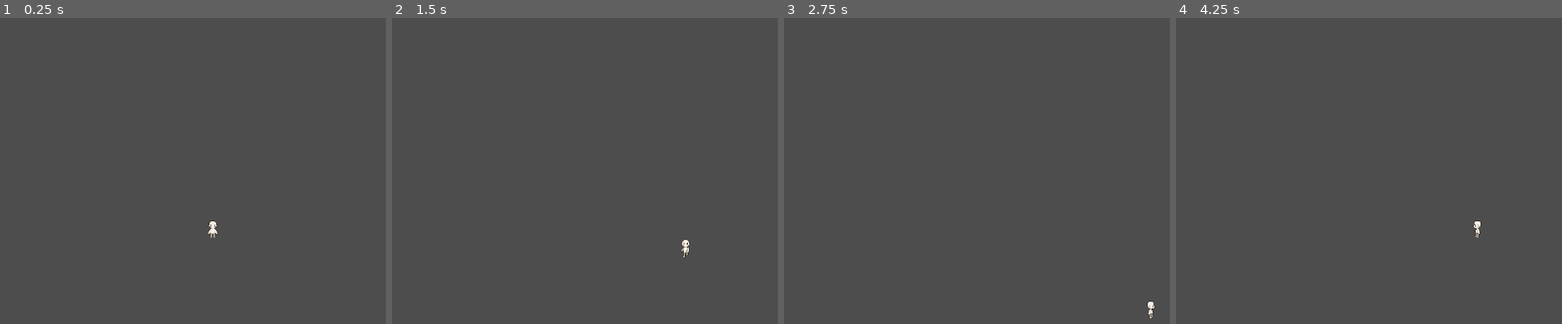
Above: before the commit, frames 1-4 (left to right).
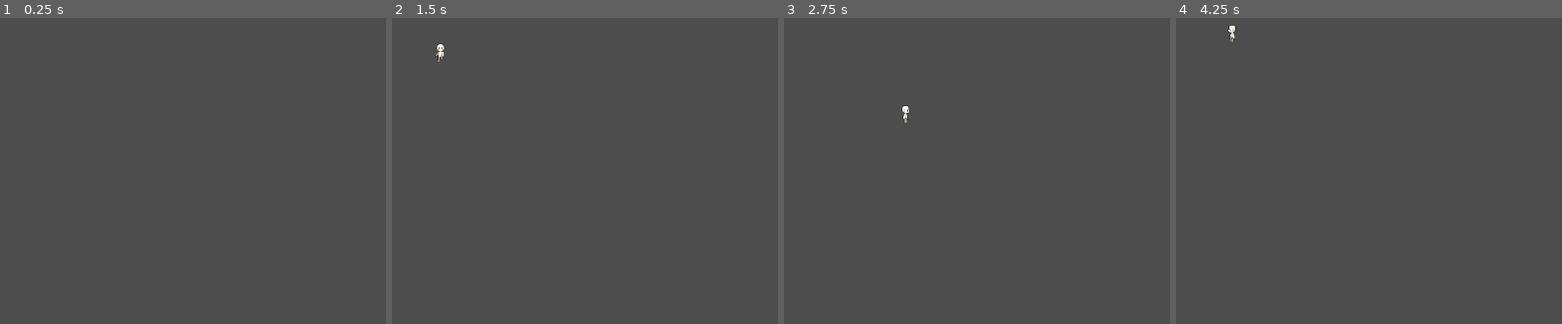
Above: after the commit, the same moments.

Repository: antarux-dev/gamejam-2026
Game: Godot game, scene res://scenes/game.tscn
The game is run twice, just before and just after one commit, with the same random seed, the same clock (stepped at 60 frames per second) and the same inputs.
Inputs:
- Up to frame 1 (0.25 s): no input
- Up to frame 2 (1.5 s): tap Enter at 0.5 s; hold Right (movement_right) 0.53-1.28 s; hold Down (movement_down) from 1.28 s (still down)
- Up to frame 3 (2.75 s): tap Space at 2 s; release Down (movement_down) at 2.03 s; hold Right (movement_right) from 2.03 s (still down)
- Up to frame 4 (4.25 s): release Right (movement_right) at 2.78 s; hold Up (movement_up) 2.78-3.53 s; tap Enter at 3.5 s; hold Left (movement_left) from 3.53 s (still down)

The runs differ from the first frame. In frame 1, 0.1% of the frame differs, in the area x 53-57%, y 66-72%; in frame 2, 0.2%, in the area x 11-78%, y 8-79%; in frame 3, 0.2%; in frame 4, 0.2%.

Commit message:
Gmae uuid fix

Diff:
--- a/project.godot
+++ b/project.godot
@@ -11,7 +11,7 @@
 [application]
 
 config/name="GameJam26"
-run/main_scene="uid://sdbn8pocnyx6"
+run/main_scene="uid://dkxg57ue8jdsg"
 config/features=PackedStringArray("4.6", "GL Compatibility")
 
 [display]
--- a/scenes/game.tscn
+++ b/scenes/game.tscn
@@ -1,8 +1,8 @@
-[gd_scene format=3 uid="uid://sdbn8pocnyx6"]
+[gd_scene format=3 uid="uid://dkxg57ue8jdsg"]
 
-[ext_resource type="PackedScene" path="res://scenes/player.tscn" id="1_uwrxv"]
+[ext_resource type="PackedScene" uid="uid://dfj3fl6ejphd" path="res://scenes/player.tscn" id="1_uwrxv"]
 
 [node name="Node2D" type="Node2D" unique_id=572378975]
 
 [node name="Player" parent="." unique_id=180648449 instance=ExtResource("1_uwrxv")]
-position = Vector2(316, 329)
+position = Vector2(-48, 38)
